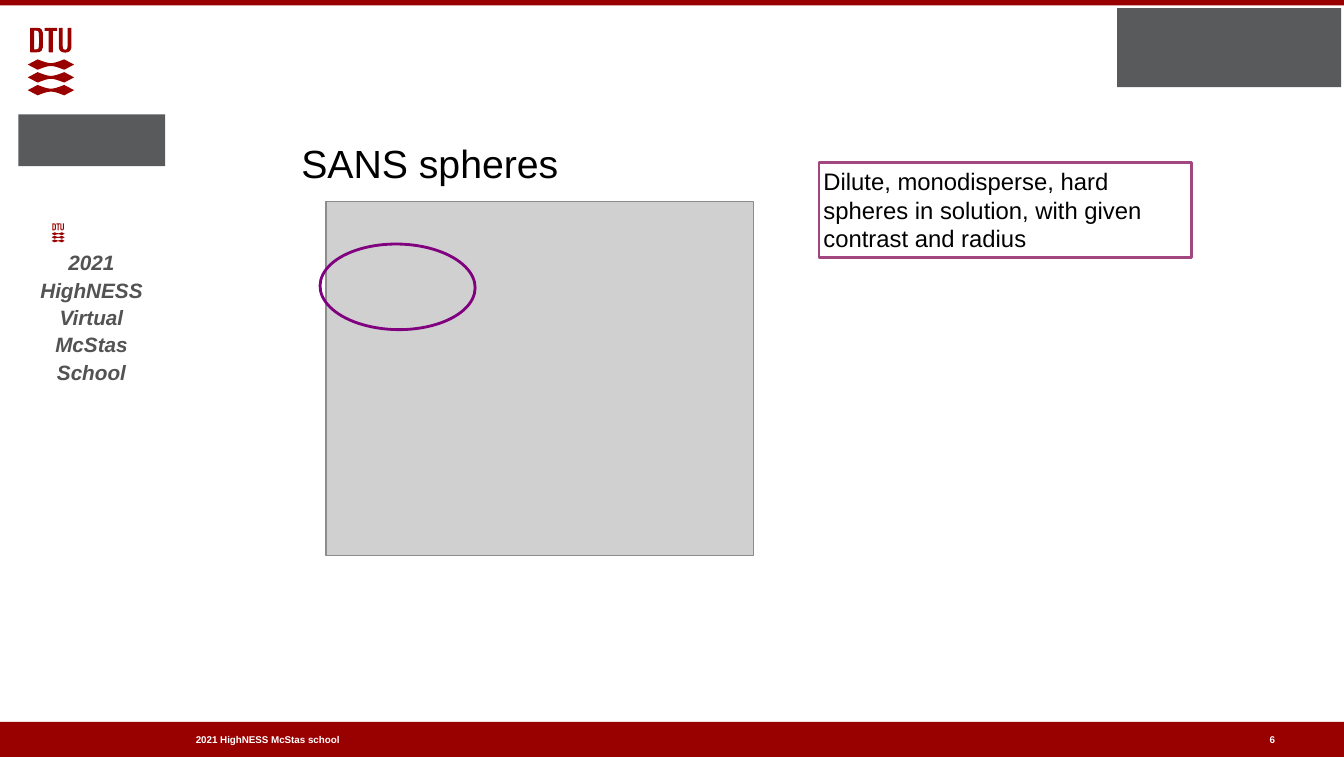
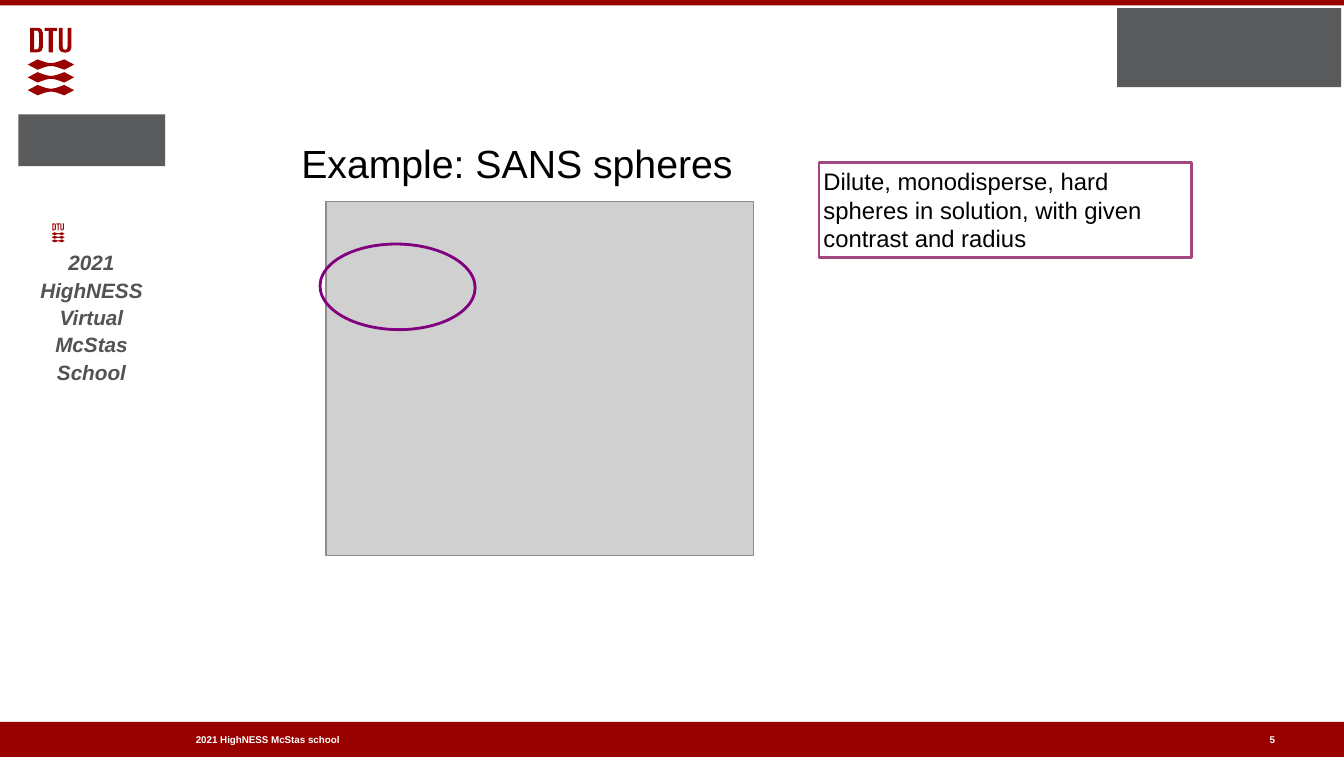
Before and after one commit to McStasMcXtrace/Schools, a slide deck: slide 5 of ESS_May_2021/Thursday_May_6th/2_Samples_II/More_samples.pptx (slide 6 before the commit). Drawn at 1344x757 pixels with LibreOffice and Linux fonts; fonts in the diff are those of the drawing; grey boxes stand for pictures; background and template pictures are left out. Boxes give left, top, right and bottom in pixels: in the first picture for what was removed or moved away, otherwise in the second. Text is boxed around its words. In the diff, an @@ line names an element or a change of style, - is before the commit and + after.

```diff
--- a/ESS_May_2021/Thursday_May_6th/2_Samples_II/More_samples.pptx
+++ b/ESS_May_2021/Thursday_May_6th/2_Samples_II/More_samples.pptx
@@ text at (x1=301, y1=149, x2=732, y2=186): text changed @@
-SANS spheres
+Example: SANS spheres
```
Also in this commit, not shown: 7 other slides changed, 6 slides added, 7 slides removed, 2 other files.
